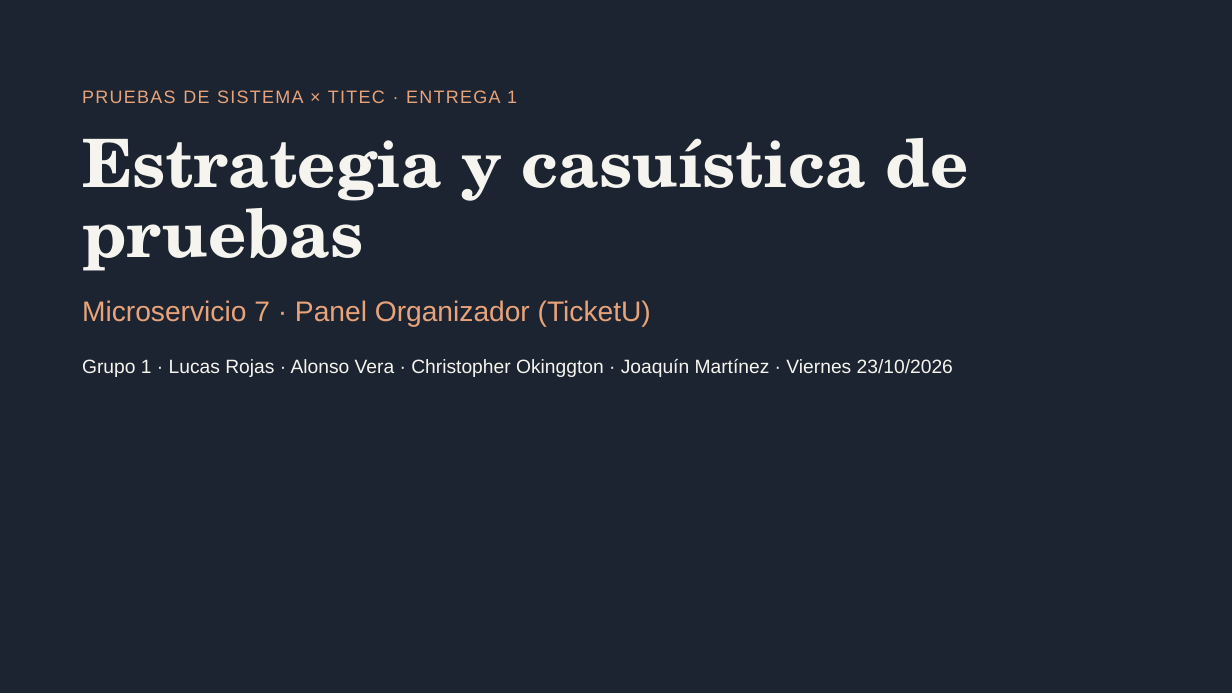
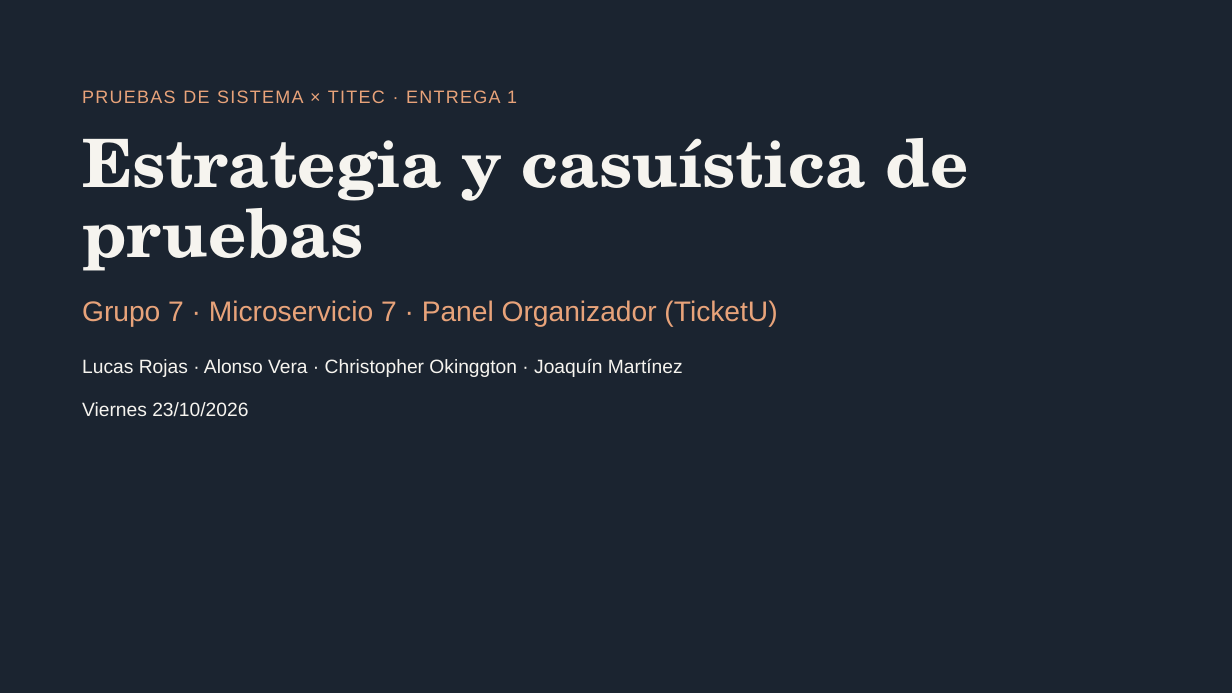
Before and after one commit to marybaxmann/Equipo-1---Panel-Organizador, a slide deck: slide 1 of qa/entrega-1/Presentacion_Entrega1_QA_PanelOrganizador.pptx. Drawn at 1232x693 pixels with LibreOffice and Linux fonts; fonts in the diff are those of the drawing. Boxes give left, top, right and bottom in pixels: in the first picture for what was removed or moved away, otherwise in the second. Text is boxed around its words. In the diff, an @@ line names an element or a change of style, - is before the commit and + after.

```diff
--- a/qa/entrega-1/Presentacion_Entrega1_QA_PanelOrganizador.pptx
+++ b/qa/entrega-1/Presentacion_Entrega1_QA_PanelOrganizador.pptx
@@ text at (82,300,777,327): text changed @@
-Microservicio 7 · Panel Organizador (TicketU)
+Grupo 7 · Microservicio 7 · Panel Organizador (TicketU)
@@ text at (82,359,683,377): text changed @@
-Grupo 1 · Lucas Rojas · Alonso Vera · Christopher Okinggton · Joaquín Martínez · Viernes 23/10/2026
+Lucas Rojas · Alonso Vera · Christopher Okinggton · Joaquín Martínez
@@ text added at (82,402,248,417), 15 pt, text #F6F4EF @@
+Viernes 23/10/2026
```
Also in this commit, not shown: 6 other files.
